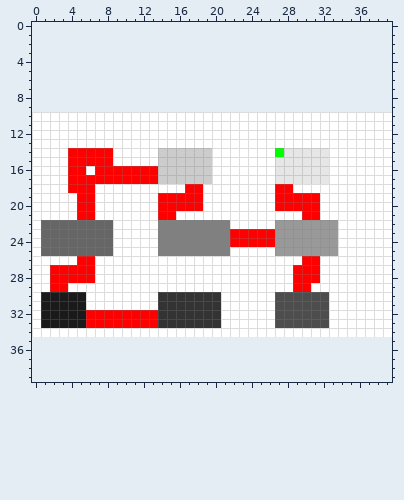
Pixel-art sprite, stored at niveau.png. The picture above was drawn from the file before the commit.
The file is 40x25 pixels. The old version is drawn lined up with the new one, on the new canvas.
Once edited:
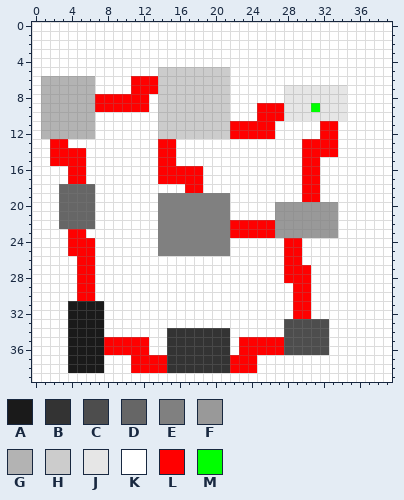
Palette (. is transparent): A #1a1a1a  B #333333  C #4d4d4d  D #666666  E #808080  F #999999  G #b3b3b3  H #cccccc  J #e6e6e6  K #ffffff  L #ff0000  M #00ff00
What changed:
canvas 40x25 -> 40x40, the old top-left corner now at 0,10
y 0..4: x 0..39 ........................................ -> KKKKKKKKKKKKKKKKKKKKKKKKKKKKKKKKKKKKKKKK
y 5: x 0..39 ........................................ -> KKKKKKKKKKKKKKHHHHHHHHKKKKKKKKKKKKKKKKKK
y 6: x 0..39 ........................................ -> KGGGGGGKKKKLLLHHHHHHHHKKKKKKKKKKKKKKKKKK
y 7: x 0..39 ........................................ -> KGGGGGGKKKKLLLHHHHHHHHKKKKKKJJJJJJJKKKKK
y 8: x 0..39 ........................................ -> KGGGGGGLLLLLLKHHHHHHHHKKKKKKJJJJJJJKKKKK
y 9: x 0..39 ........................................ -> KGGGGGGLLLLLLKHHHHHHHHKKKLLLJJJMJJJKKKKK
y 10: x 1..6 KKKKKK -> GGGGGG; x 14..21 KKKKKKKK -> HHHHHHHH; x 25..34 KKKKKKKKKK -> LLLJJJJJJJ
y 11..12: x 1..6 KKKKKK -> GGGGGG; x 14..26 KKKKKKKKKKKKK -> HHHHHHHHLLLLL; x 32..33 KK -> LL
y 13: x 2..3 KK -> LL; x 14..15 KK -> LL; x 30..33 KKKK -> LLLL
y 14: x 2..3 KK -> LL; x 6..8 LLL -> KKK; x 14..19 HHHHHH -> LLKKKK; x 27..33 MJJJJJK -> KKKLLLL
y 15: x 2..3 KK -> LL; x 6..8 LLL -> KKK; x 14..19 HHHHHH -> LLKKKK; x 27..32 JJJJJJ -> KKKLLK
y 16: x 7..19 LLLLLLLHHHHHH -> KKKKKKKLLLLLK; x 27..32 JJJJJJ -> KKKLLK
y 17: x 6..19 LLLLLLLLHHHHHH -> KKKKKKKKLLLLLK; x 27..32 JJJJJJ -> KKKLLK
y 18: x 3..6 KLLL -> DDDD; x 27..28 LL -> KK; x 30..31 KK -> LL
y 19: x 3..6 KKLL -> DDDD; x 14..21 LLLLLKKK -> EEEEEEEE; x 27..29 LLL -> KKK
y 20: x 3..6 KKLL -> DDDD; x 14..21 LLLLLKKK -> EEEEEEEE; x 27..33 LLLLLKK -> FFFFFFF
y 21: x 3..6 KKLL -> DDDD; x 14..21 LLKKKKKK -> EEEEEEEE; x 27..33 KKKLLKK -> FFFFFFF
y 22: x 1..2 DD -> KK; x 7..8 DD -> KK; x 22..26 KKKKK -> LLLLL
y 23: x 1..8 DDDDDDDD -> KKKLLKKK
y 24: x 1..8 DDDDDDDD -> KKKLLLKK; x 22..33 LLLLLFFFFFFF -> KKKKKKLLKKKK
y 25: x 1..8 DDDDDDDD -> KKKLLLKK; x 27..33 FFFFFFF -> KLLKKKK
y 26: x 28..31 KKLL -> LLKK
y 27..28: x 2..4 LLL -> KKK; x 28 K -> L; x 31 L -> K
y 29: x 2..3 LL -> KK; x 5..6 KK -> LL
y 30: x 1..6 AAAAAK -> KKKKLL; x 14..20 BBBBBBB -> KKKKKKK; x 27..32 CCCCCC -> KKLLKK
y 31: x 1..3 AAA -> KKK; x 6..7 KK -> AA; x 14..20 BBBBBBB -> KKKKKKK; x 27..32 CCCCCC -> KKLLKK
y 32: x 1..3 AAA -> KKK; x 6..20 LLLLLLLLBBBBBBB -> AAKKKKKKKKKKKKK; x 27..32 CCCCCC -> KKLLKK
y 33: x 1..3 AAA -> KKK; x 6..20 LLLLLLLLBBBBBBB -> AAKKKKKKKKKKKKK; x 27 C -> K
y 34: x 4..7 KKKK -> AAAA; x 15..21 KKKKKKK -> BBBBBBB; x 28..32 KKKKK -> CCCCC
y 35..36: x 0..39 ........................................ -> KKKKAAAALLLLLKKBBBBBBBKLLLLLCCCCCKKKKKKK
y 37..38: x 0..39 ........................................ -> KKKKAAAAKKKLLLLBBBBBBBLLLKKKKKKKKKKKKKKK
y 39: x 0..39 ........................................ -> KKKKKKKKKKKKKKKKKKKKKKKKKKKKKKKKKKKKKKKK
Where, in picture pixels (left, top, right, bottom), the same in both pictures:
changed: (32, 22, 392, 382)
